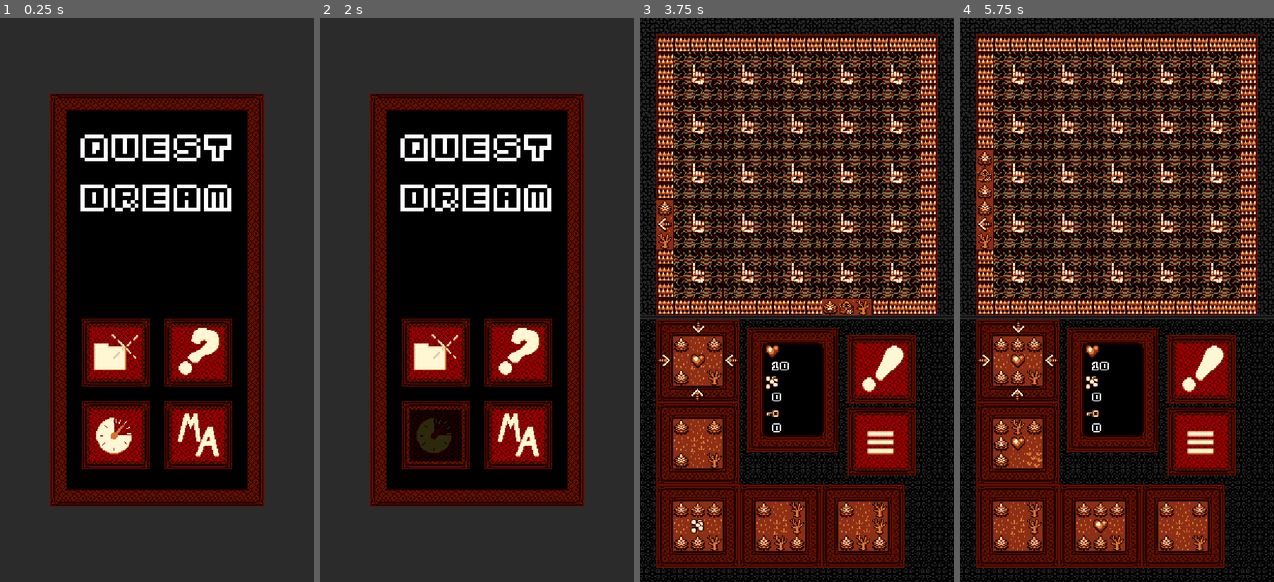
Above: before the commit, frames 1-4 (left to right).
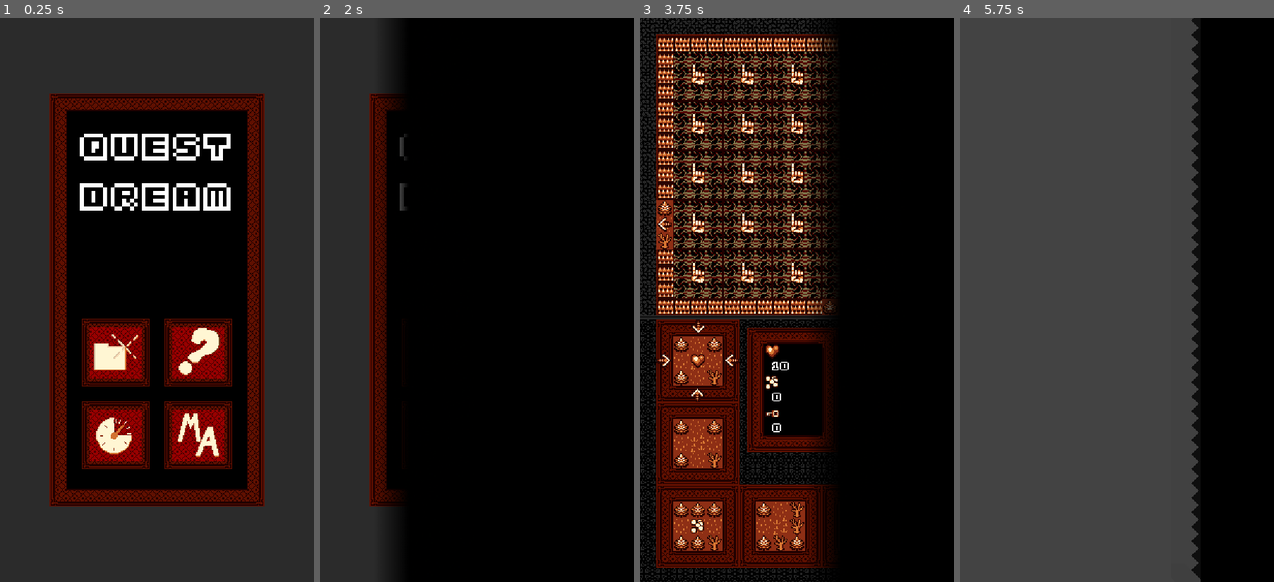
Above: after the commit, the same moments.

Repository: leegee1080/Quest-Dream
Game: Godot game, scene res://nodes/GameMaster.tscn
Same seed, same stepped clock (60 frames per second), same inputs: the game is played once before the commit and once after it.
Inputs (mouse positions are in pixels of both pictures, inside the frame that each line leads up to):
- Up to frame 1 (0.25 s): no input
- Up to frame 2 (2 s): tap Enter at 0.5 s; move the mouse to (546, 271) at 0.52 s; hold Up 0.53-1.25 s; tap N at 0.6 s; click (546, 271) at 0.67 s; tap Space at 0.77, 1.25 s; drag from (414, 328) to (461, 412) at 1.27 s
- Up to frame 3 (3.75 s): move the mouse to (828, 175) at 2.02 s; hold Up 2.03-2.75 s; tap N at 2.1, 3.6 s; drag from (781, 412) to (702, 215) at 2.77 s; tap Enter at 3.5 s; move the mouse to (891, 384) at 3.52 s; hold A from 3.53 s (still down)
- Up to frame 4 (5.75 s): tap Space at 3.77, 5 s; release A at 4.25 s; drag from (1022, 215) to (1069, 159) at 4.27 s; move the mouse to (1132, 300) at 5.02 s; hold Down from 5.03 s (still down); tap N at 5.1 s; click (1132, 300) at 5.17 s

The runs differ from the first frame. In frame 1, 1.2% of the frame differs, in the area x 25-74%, y 20-35%; in frame 2, 53%; in frame 3, 28%; in frame 4, 90%, in the area x 0-100%, y 0-100%.
Error in both runs: Attempt to call function 'queue_free' in base 'previously freed instance' on a null instance. (res://scripts/UI/UI_Vars.gd:36)

Commit message:
"added the screen trans class and added it to the game between each scene change"

Diff:
--- a/nodes/GameMaster.tscn
+++ b/nodes/GameMaster.tscn
@@ -12,10 +12,10 @@
 centered = false
 
 [node name="Title" type="Label" parent="."]
-margin_left = 77.9865
-margin_top = 89.7491
-margin_right = 577.986
-margin_bottom = 469.749
+margin_left = 76.927
+margin_top = 88.6896
+margin_right = 576.927
+margin_bottom = 468.69
 rect_scale = Vector2( 0.3, 0.3 )
 custom_fonts/font = ExtResource( 3 )
 text = "Quest
--- a/project.godot
+++ b/project.godot
@@ -363,6 +363,11 @@
 "class": "Tile_Enums",
 "language": "GDScript",
 "path": "res://scripts/Map_Classes/Tile_Enums.gd"
+}, {
+"base": "Node2D",
+"class": "Trans",
+"language": "GDScript",
+"path": "res://scripts/UI/Trans.gd"
 }, {
 "base": "Node2D",
 "class": "Traveler",
@@ -486,6 +491,7 @@
 "Tackle_Attack_1": "",
 "Tile": "",
 "Tile_Enums": "",
+"Trans": "",
 "Traveler": "",
 "UI_Player_Info": "",
 "UI_Vars": "",
--- a/scripts/GameMaster_Script.gd
+++ b/scripts/GameMaster_Script.gd
@@ -10,6 +10,7 @@
 var trans_timer = Timer.new()
 var trans_total_time = 1.0
 var trans_middle_timer = Timer.new()
+var trans_screen = Trans.new()
 const mainmenu_button_z_index = 15
 const mainmenu_button_loc_dict = {
 	#fill with the locations to instance the button objects
@@ -62,6 +63,8 @@
 	trans_middle_timer.set_one_shot(true)
 	trans_middle_timer.connect("timeout", self, "middle_scene_trans")
 
+	add_child(trans_screen)
+
 	#setup the chances to pull a certain tile for the queue
 	generate_tile_chance_arrays(Tile_Enums.tile_path_chances, GlobalVars.tile_path_type_chance_array)
 	generate_tile_chance_arrays(Tile_Enums.tile_center_chances, GlobalVars.tile_center_chance_array)
@@ -79,6 +82,7 @@
 	pass
 
 func start_scene_trans():
+	trans_screen.run_trans()
 	trans_timer.start()
 	trans_middle_timer.start()
 	UiVars.is_trans = true
@@ -245,7 +249,6 @@
 
 func exit_to_menu():
 	next_game_state = game_state.mainmenu
-	print("play screen wipe")
 	print("go back to main menu")
 	start_scene_trans()
 	pass
@@ -254,7 +257,6 @@
 	GlobalVars.player_type_class_storage.queue_free()
 	GlobalVars.player_type_class_storage = null
 	next_game_state = game_state.lose
-	print("play screen wipe")
 	print("You died! Go back to main menu")
 	start_scene_trans()
 	pass
@@ -262,7 +264,6 @@
 func win_stage():
 	GlobalVars.current_stage_number += 1
 	next_game_state = game_state.win
-	print("play screen wipe")
 	print("You continue on!")
 	start_scene_trans()
 	pass
--- /dev/null
+++ b/scripts/UI/Trans.gd
@@ -0,0 +1,41 @@
+extends Node2D
+
+class_name Trans
+
+var trans_speed = 1.0
+var trans_image = preload("res://assets/visuals/trans_image.png")
+
+var trans_sprite
+var trans_step_timer
+var trans_step_time = 0.01
+
+func _ready():
+	name = "ScreenTrans"
+
+	trans_sprite = Sprite.new()
+	trans_sprite.centered = false
+	trans_sprite.texture = trans_image
+	trans_sprite.offset = Vector2(304,0)
+	add_child(trans_sprite)
+	trans_sprite.z_index = 100
+
+	trans_step_timer = Timer.new()
+	add_child(trans_step_timer)
+	trans_step_timer.set_wait_time(trans_step_time)
+	trans_step_timer.set_one_shot(false)
+	trans_step_timer.connect("timeout", self, "trans_step")
+	trans_step_timer.stop()
+
+func run_trans():
+	trans_step_timer.stop()
+	print("Start Trans Ani")
+	trans_sprite.position = Vector2(0,0)
+	trans_step_timer.start()
+	pass
+
+func trans_step():
+	trans_sprite.translate(Vector2(-1,0)*18)
+	if trans_sprite.position.x <= -1250:
+		trans_step_timer.stop()
+		trans_sprite.position = Vector2(0,0)
+	pass
Binary file added: assets/visuals/trans_image.png
Not shown, added: assets/visuals/trans_image.png.import
Not shown, added: assets/raw/Untitled.xcf
